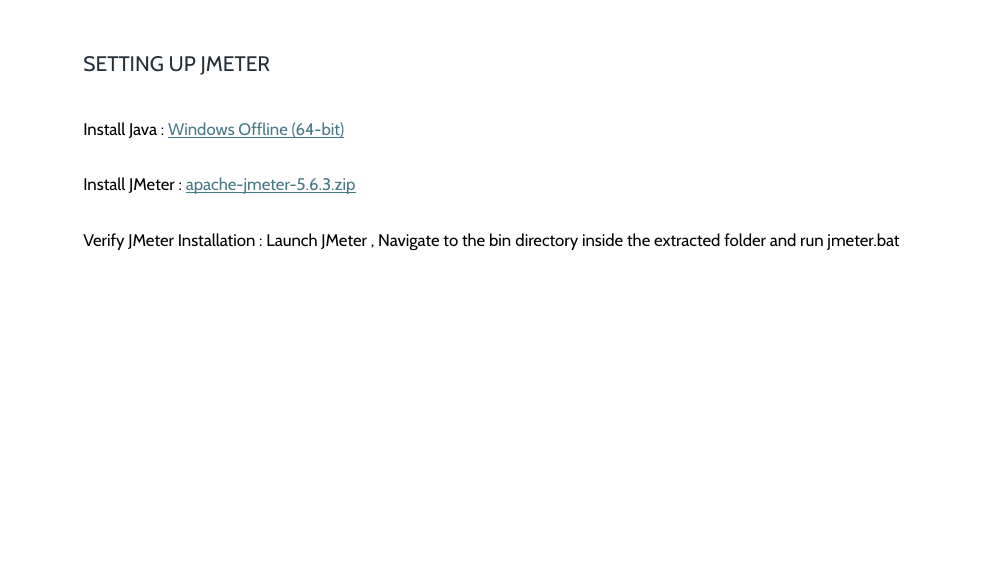
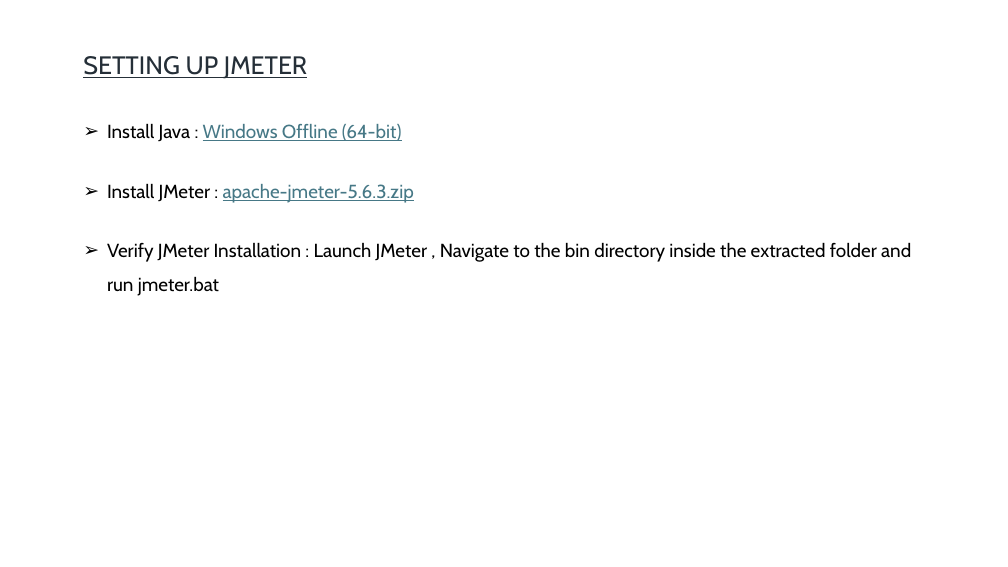
Before and after one commit to ShadaHInt/LocustLoadTest, a slide deck: slide 5 of PPT/JMeterKT.pptx. Drawn at 1008x567 pixels with LibreOffice and Linux fonts; fonts in the diff are those of the drawing. Boxes give left, top, right and bottom in pixels: in the first picture for what was removed or moved away, otherwise in the second. Text is boxed around its words. In the diff, an @@ line names an element or a change of style, - is before the commit and + after.

```diff
--- a/PPT/JMeterKT.pptx
+++ b/PPT/JMeterKT.pptx
@@ title "SETTING UP JMETER" at box(83, 56, 307, 79): size 20 to 24 pt, underline on @@
@@ text "Install Java : Windows Offline ..." at box(107, 123, 911, 296): size 16 to 18 pt; bullet none to ➢ @@
```
Also in this commit, not shown: 1 other slide changed, 1 slide added, 4 other files.
